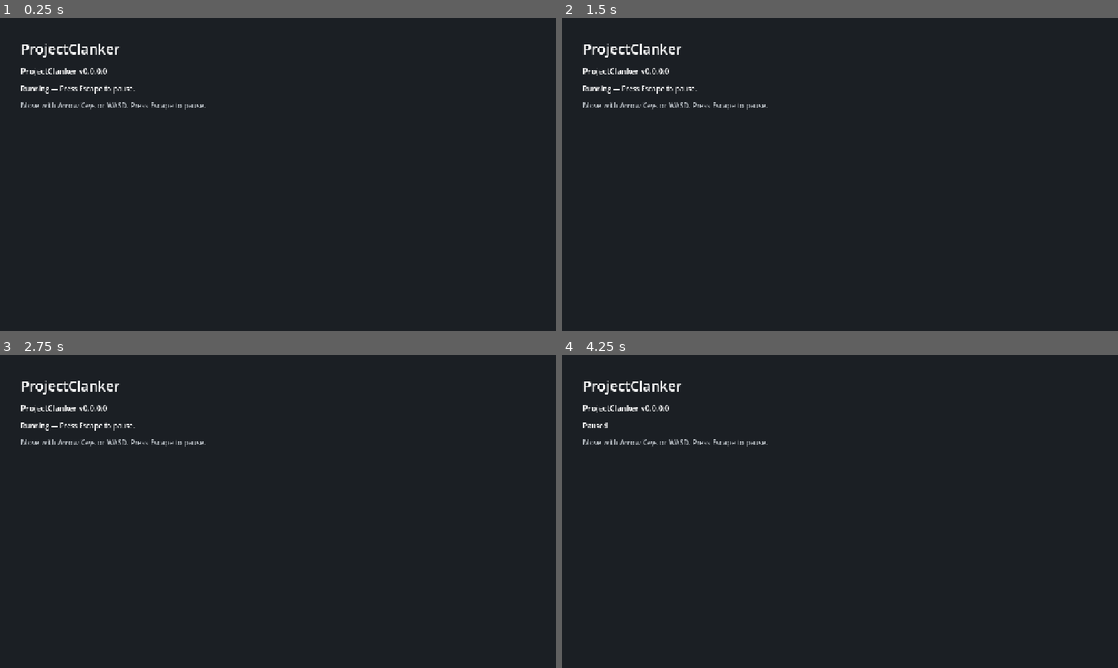
Above: before the commit, frames 1-4 (two rows, left to right).
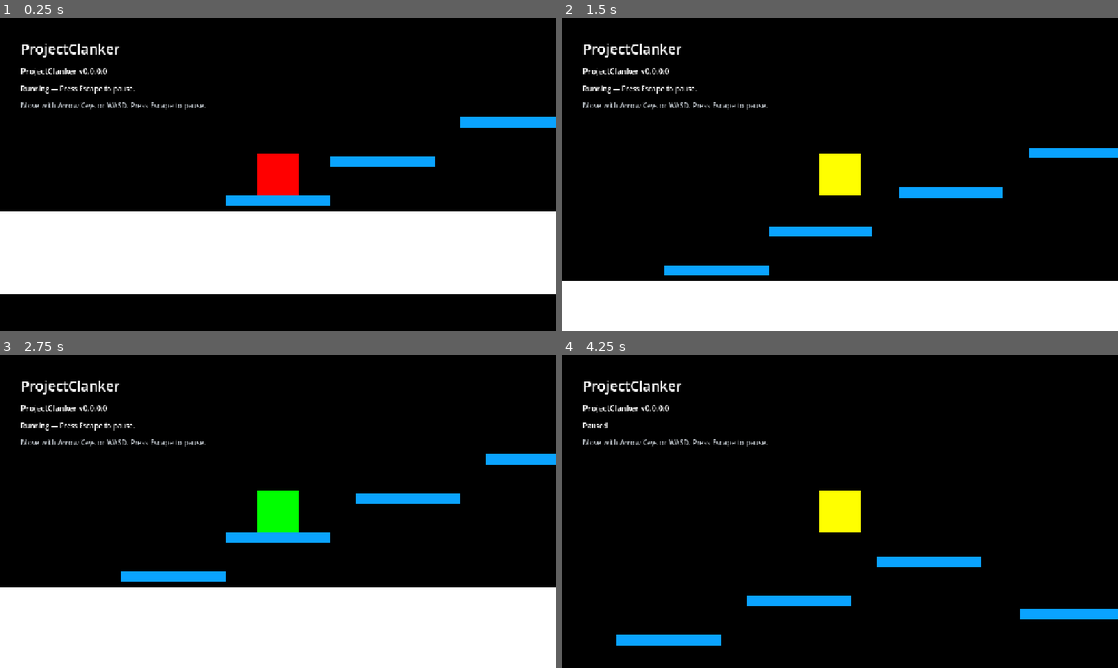
Above: after the commit, the same moments.

Repository: Forgewalker-Studios/ProjectClanker
Game: Godot game, scene res://Scenes/Main.tscn
Same seed, same stepped clock (60 frames per second), same inputs: the game is played once before the commit and once after it.
Inputs:
- Up to frame 1 (0.25 s): no input
- Up to frame 2 (1.5 s): tap Enter (ui_accept) at 0.5, 0.6, 0.77, 1.07, 1.35 s; hold D (move_right) from 0.53 s (still down)
- Up to frame 3 (2.75 s): tap Enter (ui_accept) at 1.52, 1.82, 2.1 s; release D (move_right) at 2.03 s; hold A (move_left) from 2.03 s (still down)
- Up to frame 4 (4.25 s): release A (move_left) at 2.78 s; hold D (move_right) from 2.78 s (still down); tap Enter (ui_accept) at 2.85, 3.02, 3.32, 3.6, 3.77, 4.07 s; tap Escape (pause) at 4.15 s

The runs differ from the first frame. In frame 1, 99% of the frame differs, in the area x 0-100%, y 0-100%; in frame 2, 99%; in frame 3, 99%; in frame 4, 99%.
Error before the commit: Invalid assignment of property or key 'current' with value of type 'bool' on a base object of type 'Camera2D'. (res://Scripts/Player.gd:13)

Commit message:
Criteria for Chunk 1: Godot project opens without errors. Main game scene exists. Test level scene exists. Player placeholder appears in the test level. Camera follows or frames the player. Collision layers are named or documented. Basic folder structure exists for scenes, scripts, art, audio, and UI. Project can be run from the editor. A test export preset exists or is planned in the export menu. No missing-script or missing-resource warnings appear on startup.
Criteria for Chunk 2:
Player moves left and right.
Player jumps.
Player cannot jump infinitely in midair.
Player lands reliably on platforms.
Player does not slide unintentionally on flat ground.
Player animation or placeholder state changes between idle, move, jump, and fall.
Player cannot pass through walls.
Requires Testing: Player respawns if falling out of the level.
Movement feels controllable with keyboard.
Controls are listed in a visible test note, menu, or documentation file.

Diff:
--- a/Scenes/Main.tscn
+++ b/Scenes/Main.tscn
@@ -4,37 +4,156 @@
 [ext_resource type="Script" path="res://Scripts/Player.gd" id="2_player"]
 
 [sub_resource type="RectangleShape2D" id="rect_shape"]
-size = Vector2(32, 32)
+size = Vector2(64, 64)
+
+[sub_resource type="RectangleShape2D" id="floor_shape"]
+size = Vector2(4000, 128)
+
+[sub_resource type="RectangleShape2D" id="wall_shape"]
+size = Vector2(128, 960)
+
+[sub_resource type="RectangleShape2D" id="platform_shape"]
+size = Vector2(160, 16)
 
 [node name="Main" type="Node2D"]
 script = ExtResource("1_main")
 
-[node name="WorldBackground" type="ColorRect" parent="."]
-offset_left = -5000.0
-offset_top = -5000.0
-offset_right = 5000.0
-offset_bottom = 5000.0
-color = Color(0.105882, 0.121569, 0.141176, 1)
+[node name="WorldBackground" type="Sprite2D" parent="."]
+position = Vector2(1024, 360)
+scale = Vector2(500, 300)
+
+[node name="Floor" type="StaticBody2D" parent="."]
+position = Vector2(1024, 560)
+
+[node name="Sprite2D" type="Sprite2D" parent="Floor"]
+scale = Vector2(250, 8)
+
+[node name="CollisionShape2D" type="CollisionShape2D" parent="Floor"]
+shape = SubResource("floor_shape")
+
+[node name="LeftWall" type="StaticBody2D" parent="."]
+position = Vector2(-800, 360)
+
+[node name="Sprite2D" type="Sprite2D" parent="LeftWall"]
+scale = Vector2(8, 60)
+
+[node name="CollisionShape2D" type="CollisionShape2D" parent="LeftWall"]
+shape = SubResource("wall_shape")
+
+[node name="RightWall" type="StaticBody2D" parent="."]
+position = Vector2(2848, 360)
+
+[node name="Sprite2D" type="Sprite2D" parent="RightWall"]
+scale = Vector2(8, 60)
+
+[node name="CollisionShape2D" type="CollisionShape2D" parent="RightWall"]
+shape = SubResource("wall_shape")
+
+[node name="Platform1" type="StaticBody2D" parent="."]
+position = Vector2(200, 480)
+
+[node name="Sprite2D" type="Sprite2D" parent="Platform1"]
+self_scale = null
+scale = Vector2(10, 1)
+self_modulate = Color(0.2, 0.8, 1, 1)
+
+[node name="CollisionShape2D" type="CollisionShape2D" parent="Platform1"]
+shape = SubResource("platform_shape")
+
+[node name="Platform2" type="StaticBody2D" parent="."]
+position = Vector2(360, 420)
+
+[node name="Sprite2D" type="Sprite2D" parent="Platform2"]
+self_modulate = Color(0.2, 0.8, 1, 1)
+scale = Vector2(10, 1)
+self_modulate = Color(0.2, 0.8, 1, 1)
+
+[node name="CollisionShape2D" type="CollisionShape2D" parent="Platform2"]
+shape = SubResource("platform_shape")
+
+[node name="Platform3" type="StaticBody2D" parent="."]
+position = Vector2(560, 360)
+
+[node name="Sprite2D" type="Sprite2D" parent="Platform3"]
+scale = Vector2(10, 1)
+self_modulate = Color(0.2, 0.8, 1, 1)
+
+[node name="CollisionShape2D" type="CollisionShape2D" parent="Platform3"]
+shape = SubResource("platform_shape")
+
+[node name="Platform4" type="StaticBody2D" parent="."]
+position = Vector2(760, 300)
+
+[node name="Sprite2D" type="Sprite2D" parent="Platform4"]
+scale = Vector2(10, 1)
+self_modulate = Color(0.2, 0.8, 1, 1)
+
+[node name="CollisionShape2D" type="CollisionShape2D" parent="Platform4"]
+shape = SubResource("platform_shape")
+
+[node name="Platform5" type="StaticBody2D" parent="."]
+position = Vector2(980, 380)
+
+[node name="Sprite2D" type="Sprite2D" parent="Platform5"]
+scale = Vector2(10, 1)
+self_modulate = Color(0.2, 0.8, 1, 1)
+
+[node name="CollisionShape2D" type="CollisionShape2D" parent="Platform5"]
+shape = SubResource("platform_shape")
+
+[node name="Platform6" type="StaticBody2D" parent="."]
+position = Vector2(1180, 440)
+
+[node name="Sprite2D" type="Sprite2D" parent="Platform6"]
+scale = Vector2(10, 1)
+self_modulate = Color(0.2, 0.8, 1, 1)
+
+[node name="CollisionShape2D" type="CollisionShape2D" parent="Platform6"]
+shape = SubResource("platform_shape")
+
+[node name="Platform7" type="StaticBody2D" parent="."]
+position = Vector2(1380, 320)
+
+[node name="Sprite2D" type="Sprite2D" parent="Platform7"]
+scale = Vector2(10, 1)
+self_modulate = Color(0.2, 0.8, 1, 1)
+
+[node name="CollisionShape2D" type="CollisionShape2D" parent="Platform7"]
+shape = SubResource("platform_shape")
+
+[node name="Platform8" type="StaticBody2D" parent="."]
+position = Vector2(1580, 400)
+
+[node name="Sprite2D" type="Sprite2D" parent="Platform8"]
+scale = Vector2(10, 1)
+self_modulate = Color(0.2, 0.8, 1, 1)
+
+[node name="CollisionShape2D" type="CollisionShape2D" parent="Platform8"]
+shape = SubResource("platform_shape")
 
 [node name="Player" type="CharacterBody2D" parent="."]
-position = Vector2(512, 300)
+position = Vector2(200, 460)
 script = ExtResource("2_player")
-
+[node name="Outline" type="Sprite2D" parent="Player"]
+scale = Vector2(4.4, 4.4)
+self_modulate = Color(0, 1, 0, 1)
+z_index = -1
 [node name="Sprite2D" type="Sprite2D" parent="Player"]
-scale = Vector2(2, 2)
-self_modulate = Color(0.4, 0.7, 1, 1)
+scale = Vector2(4, 4)
+self_modulate = Color(1, 1, 1, 1)
 
 [node name="CollisionShape2D" type="CollisionShape2D" parent="Player"]
 shape = SubResource("rect_shape")
 
 [node name="Camera2D" type="Camera2D" parent="Player"]
 enabled = true
-zoom = 1.5
+zoom = Vector2(1.5, 1.5)
 
 [node name="UI" type="CanvasLayer" parent="."]
 layer = 10
 
 [node name="Background" type="ColorRect" parent="UI"]
+visible = false
 offset_right = 1024.0
 offset_bottom = 600.0
 color = Color(0.105882, 0.121569, 0.141176, 1)
--- a/Scripts/Main.gd
+++ b/Scripts/Main.gd
@@ -5,13 +5,72 @@
 
 @onready var _version_label: Label = %VersionLabel
 @onready var _status_label: Label = %StatusLabel
+@onready var _world_background: Sprite2D = $WorldBackground
+@onready var _floor_sprite: Sprite2D = $Floor/Sprite2D
+@onready var _left_wall_sprite: Sprite2D = $LeftWall/Sprite2D
+@onready var _right_wall_sprite: Sprite2D = $RightWall/Sprite2D
+@onready var _platform1_sprite: Sprite2D = $Platform1/Sprite2D
+@onready var _platform2_sprite: Sprite2D = $Platform2/Sprite2D
+@onready var _platform3_sprite: Sprite2D = $Platform3/Sprite2D
+@onready var _platform4_sprite: Sprite2D = $Platform4/Sprite2D
+@onready var _platform5_sprite: Sprite2D = $Platform5/Sprite2D
+@onready var _platform6_sprite: Sprite2D = $Platform6/Sprite2D
+@onready var _platform7_sprite: Sprite2D = $Platform7/Sprite2D
+@onready var _platform8_sprite: Sprite2D = $Platform8/Sprite2D
 
 
 func _ready() -> void:
+	# Always process input even when paused so ESC can unpause
+	process_mode = Node.PROCESS_MODE_ALWAYS
 	_version_label.text = "ProjectClanker v%s" % GameServices.get_version_string()
 	_status_label.text = "Running — Press Escape to pause."
 	GameServices.pause_changed.connect(_on_pause_changed)
+	_create_placeholder_background()
 
+
+func _create_placeholder_background() -> void:
+	if not _world_background:
+		return
+	if _world_background.texture != null:
+		return
+	var img := Image.create(16, 16, false, Image.FORMAT_RGBA8)
+	img.fill(Color(0, 0, 0, 1))
+	var tex := ImageTexture.create_from_image(img)
+	_world_background.texture = tex
+
+	# Create white textures for floor and walls
+	var white_img := Image.create(16, 16, false, Image.FORMAT_RGBA8)
+	white_img.fill(Color(1, 1, 1, 1))
+	var white_tex := ImageTexture.create_from_image(white_img)
+
+	if _floor_sprite and _floor_sprite.texture == null:
+		_floor_sprite.texture = white_tex
+	if _left_wall_sprite and _left_wall_sprite.texture == null:
+		_left_wall_sprite.texture = white_tex
+	if _right_wall_sprite and _right_wall_sprite.texture == null:
+		_right_wall_sprite.texture = white_tex
+
+	# Create cyan textures for platforms
+	var cyan_img := Image.create(16, 16, false, Image.FORMAT_RGBA8)
+	cyan_img.fill(Color(0.2, 0.8, 1, 1))
+	var cyan_tex := ImageTexture.create_from_image(cyan_img)
+
+	if _platform1_sprite and _platform1_sprite.texture == null:
+		_platform1_sprite.texture = cyan_tex
+	if _platform2_sprite and _platform2_sprite.texture == null:
+		_platform2_sprite.texture = cyan_tex
+	if _platform3_sprite and _platform3_sprite.texture == null:
+		_platform3_sprite.texture = cyan_tex
+	if _platform4_sprite and _platform4_sprite.texture == null:
+		_platform4_sprite.texture = cyan_tex
+	if _platform5_sprite and _platform5_sprite.texture == null:
+		_platform5_sprite.texture = cyan_tex
+	if _platform6_sprite and _platform6_sprite.texture == null:
+		_platform6_sprite.texture = cyan_tex
+	if _platform7_sprite and _platform7_sprite.texture == null:
+		_platform7_sprite.texture = cyan_tex
+	if _platform8_sprite and _platform8_sprite.texture == null:
+		_platform8_sprite.texture = cyan_tex
 
 func _unhandled_input(event: InputEvent) -> void:
 	if not event.is_action_pressed("pause"):
--- a/Scripts/Player.gd
+++ b/Scripts/Player.gd
@@ -3,24 +3,76 @@
 ## Player character script: movement with acceleration and a centered camera.
 
 const SPEED: float = 200.0
-const ACCELERATION: float = 800.0
 const FRICTION: float = 600.0
+const GRAVITY: float = 800.0
+const JUMP_FORCE: float = 400.0
+const COLOR_IDLE: Color = Color(1, 0, 0, 1)
+const COLOR_MOVING: Color = Color(0, 1, 0, 1)
+const COLOR_JUMPING: Color = Color(1, 1, 0, 1)
+const COLOR_FALLING: Color = Color(1, 0, 1, 1)
 
 @onready var _camera: Camera2D = $Camera2D
+@onready var _sprite: Sprite2D = $Sprite2D
+
+var _is_moving: bool = false
+var _spawn_position: Vector2 = Vector2(512, 300)
 
 func _ready() -> void:
-    if _camera:
-        _camera.current = true
+	_spawn_position = global_position
+	if _camera:
+		_camera.make_current()
+
+	# Create a simple placeholder texture at runtime if no texture assigned
+	if _sprite and _sprite.texture == null:
+		var img := Image.create(16, 16, false, Image.FORMAT_RGBA8)
+		img.fill(Color(1, 1, 1, 1))
+		var tex := ImageTexture.create_from_image(img)
+		_sprite.texture = tex
 
 func _physics_process(delta: float) -> void:
-    _handle_input(delta)
-    move_and_slide()
-    if _camera:
-        _camera.global_position = global_position
+	if GameServices.is_paused:
+		return
+	# Apply gravity
+	velocity.y += GRAVITY * delta
+	_handle_input(delta)
+	move_and_slide()
+	_update_color()
+
+	# Respawn if fell too far below the play area
+	if global_position.y > 600:
+		global_position = _spawn_position
+		velocity = Vector2.ZERO
+
+	if _camera:
+		_camera.global_position = global_position
 
 func _handle_input(delta: float) -> void:
-    var input_vector: Vector2 = Input.get_vector("ui_left", "ui_right", "ui_up", "ui_down")
-    if input_vector != Vector2.ZERO:
-        velocity = velocity.move_toward(input_vector * SPEED, ACCELERATION * delta)
-    else:
-        velocity = velocity.move_toward(Vector2.ZERO, FRICTION * delta)
+	var input_vector: Vector2 = Input.get_vector("move_left", "move_right", "move_up", "move_down")
+	if input_vector.x != 0:
+		velocity.x = input_vector.x * SPEED
+		_is_moving = true
+	else:
+		velocity.x = 0
+		_is_moving = false
+
+	# Handle jumping
+	if Input.is_action_just_pressed("ui_accept") and is_on_floor():
+		velocity.y = -JUMP_FORCE
+
+func _update_color() -> void:
+	if not _sprite:
+		return
+
+	# Vertical movement takes priority over horizontal
+	if velocity.y < 0:
+		# Ascending/jumping
+		_sprite.self_modulate = COLOR_JUMPING
+	elif velocity.y > 0:
+		# Falling
+		_sprite.self_modulate = COLOR_FALLING
+	elif _is_moving:
+		# Moving horizontally
+		_sprite.self_modulate = COLOR_MOVING
+	else:
+		# Idle
+		_sprite.self_modulate = COLOR_IDLE
Not shown, added: Scripts/Player.gd.uid
